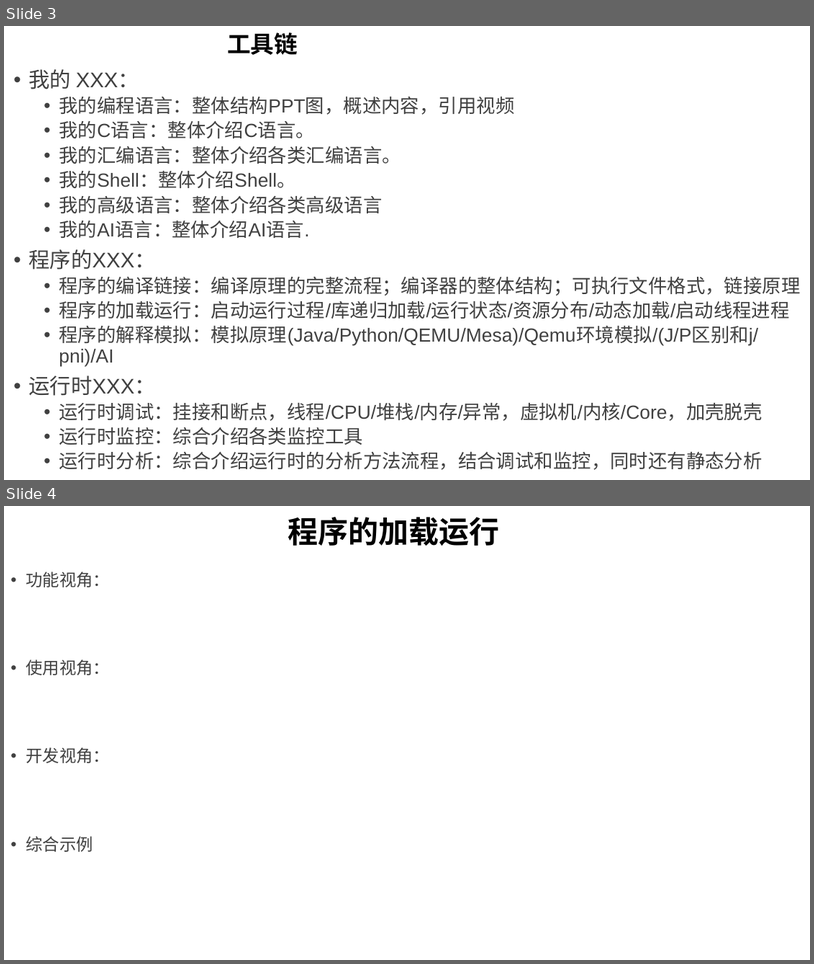
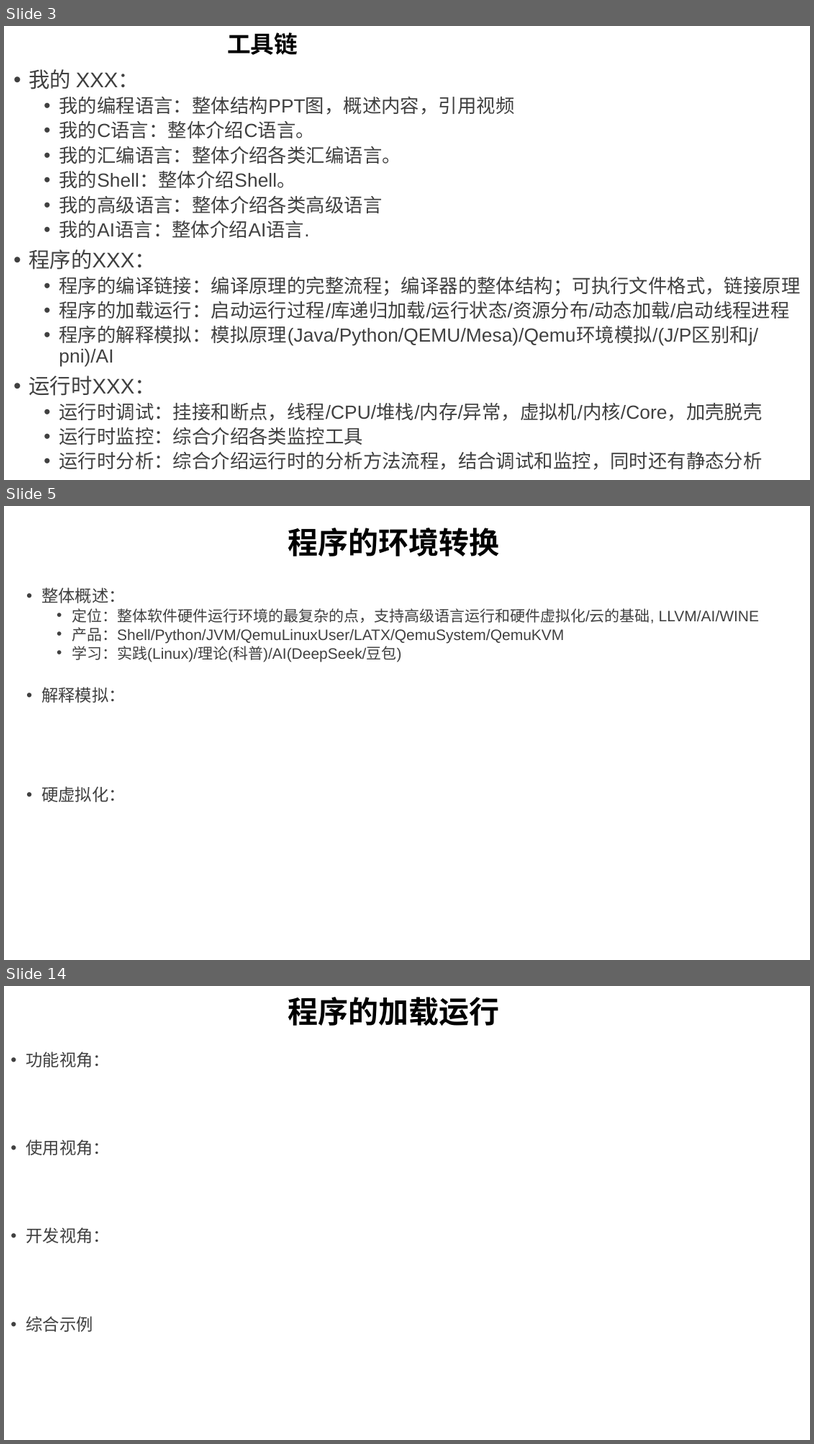
Before and after one commit to GavinKoeng/it-talks, a slide deck: it-talks.pptx. Shown one above the other, each under a label of ours: slides 3 and 4 before the commit, slides 3, 5 and 14 after it; the slides between them are not shown. The pictures are 814x964 and 814x1444 pixels, drawn with LibreOffice and Linux fonts; fonts in the diff are those of the drawing. Boxes give left, top, right and bottom in pixels: in the first picture for what was removed or moved away, otherwise in the second. Text is boxed around its words. In the diff, an @@ line names an element or a change of style, - is before the commit and + after.

Commit message:
增加程序的环境转换视频组提纲和两个ppt图讲解视频

```diff
--- a/it-talks.pptx
+++ b/it-talks.pptx
@@ slide 5 added at (4,506,810,960), background #FFFFFF @@
@@ title added at (288,528,499,556), 36 pt, text #000000, bold @@
+程序的环境转换
@@ text added at (41,587,760,802), 18 pt, text #404040 @@
+• 整体概述：
+  • 定位：整体软件硬件运行环境的最复杂的点，支持高级语言运行和硬件虚拟化/云的基础, LLVM/AI/WINE
+  • 产品：Shell/Python/JVM/QemuLinuxUser/LATX/QemuSystem/QemuKVM
+  • 学习：实践(Linux)/理论(科普)/AI(DeepSeek/豆包)
+• 解释模拟：
+• 硬虚拟化：
@@ what was slide 4 is now slide 14 @@
```
Also in this commit, not shown: 9 other slides added, 1 other file.
